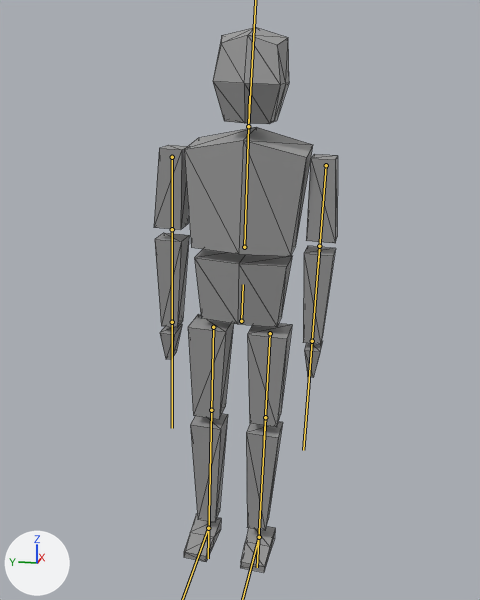
The glTF model snowboard/snowboarder.gltf, before and after one commit.
The view is the same before and after, from a 50 mm lens placed at (-6.48, -1.17, 4.35), pointed at (-0.47, 0.03, 2.85). Arrows for +X, +Y and +Z are at lower left; the lights stay in place. The bones that bend it are drawn over the model as lines. Mesh edges are drawn as thin lines.
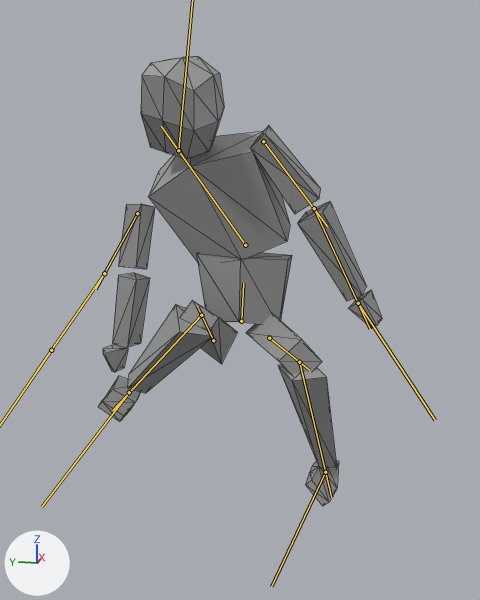
The newer file adds an action. The first version stands in its rest pose; the second is drawn at frame 1 of the action 'tailgrab'.

Boxes (x1, y1, x2, y2) around the edits, measured in the pictures (480 x 600 px):
'Cube.008', posed (54% wider, 17% shorter): before (154, 27, 338, 572); after (98, 56, 382, 506)
bone 'Bone', root to tip: before (241, 321) to (243, 284); after (241, 321) to (243, 283)
bone 'Bone.001', root to tip: before (244, 247) to (249, 96); after (245, 245) to (161, 126)
bone 'Bone.006', root to tip: before (326, 165) to (318, 267); after (263, 141) to (327, 226)
bone 'Bone.007', root to tip: before (319, 246) to (310, 366); after (314, 208) to (370, 329)
bone 'Bone.008', root to tip: before (312, 341) to (303, 450); after (358, 303) to (435, 420)
bone 'Bone.009', root to tip: before (172, 157) to (172, 249); after (137, 213) to (95, 289)
bone 'Bone.010', root to tip: before (172, 229) to (172, 346); after (104, 273) to (37, 370)
bone 'Bone.003', root to tip: before (270, 333) to (264, 439); after (269, 338) to (309, 370)
bone 'Bone.004', root to tip: before (265, 417) to (257, 567); after (299, 362) to (331, 497)
bone 'Bone.012', root to tip: before (213, 327) to (211, 432); after (213, 340) to (197, 306)
bone 'Bone.013', root to tip: before (211, 410) to (208, 558); after (201, 315) to (112, 410)

The edits, one by one:
Bone 'Bone' (bone_bone) turns from (0, 0, 0) to (-8, 2, 1) degrees about its own x, y and z.
Bone 'Bone.001' (bone_bone_001) turns from (0, 0, 0) to (24, -11, 29) degrees about its own x, y and z.
Bone 'Bone.002' (bone_bone_002) turns from (0, 0, 0) to (0, 72, -40) degrees about its own x, y and z.
Bone 'Bone.006' (bone_bone_006) moves from (0.0, 0.0, 0.0) to (0.01, 0.0, 0.0).
Bone 'Bone.006' (bone_bone_006) turns from (0, 0, 0) to (-8, -3, 12) degrees about its own x, y and z.
Bone 'Bone.007' (bone_bone_007) turns from (0, 0, 0) to (10, 16, 12) degrees about its own x, y and z.
Bone 'Bone.008' (bone_bone_008) turns from (0, 0, 0) to (-18, 4, 15) degrees about its own x, y and z.
Bone 'Bone.009' (bone_bone_009) turns from (0, 0, 0) to (58, 11, 57) degrees about its own x, y and z.
Bone 'Bone.010' (bone_bone_010) turns from (0, 0, 0) to (0, -11, 7) degrees about its own x, y and z.
Bone 'Bone.003' (bone_bone_003) moves from (0.0, 0.0, 0.0) to (-0.01, 0.06, 0.0).
Bone 'Bone.003' (bone_bone_003) turns from (0, 0, 0) to (-31, -40, 114) degrees about its own x, y and z.
Bone 'Bone.004' (bone_bone_004) turns from (0, 0, 0) to (-64, -18, -106) degrees about its own x, y and z.
Bone 'Bone.005' (bone_bone_005) turns from (0, 0, 0) to (50, -57, -8) degrees about its own x, y and z.
Bone 'Bone.012' (bone_bone_012) moves from (0.0, 0.0, 0.0) to (-0.01, 0.17, -0.02).
Bone 'Bone.012' (bone_bone_012) turns from (0, 0, 0) to (-4, -20, 120) degrees about its own x, y and z.
Bone 'Bone.013' (bone_bone_013) turns from (0, 0, 0) to (27, -35, -160) degrees about its own x, y and z.
Bone 'Bone.014' (bone_bone_014) turns from (0, 0, 0) to (34, -6, 26) degrees about its own x, y and z.
